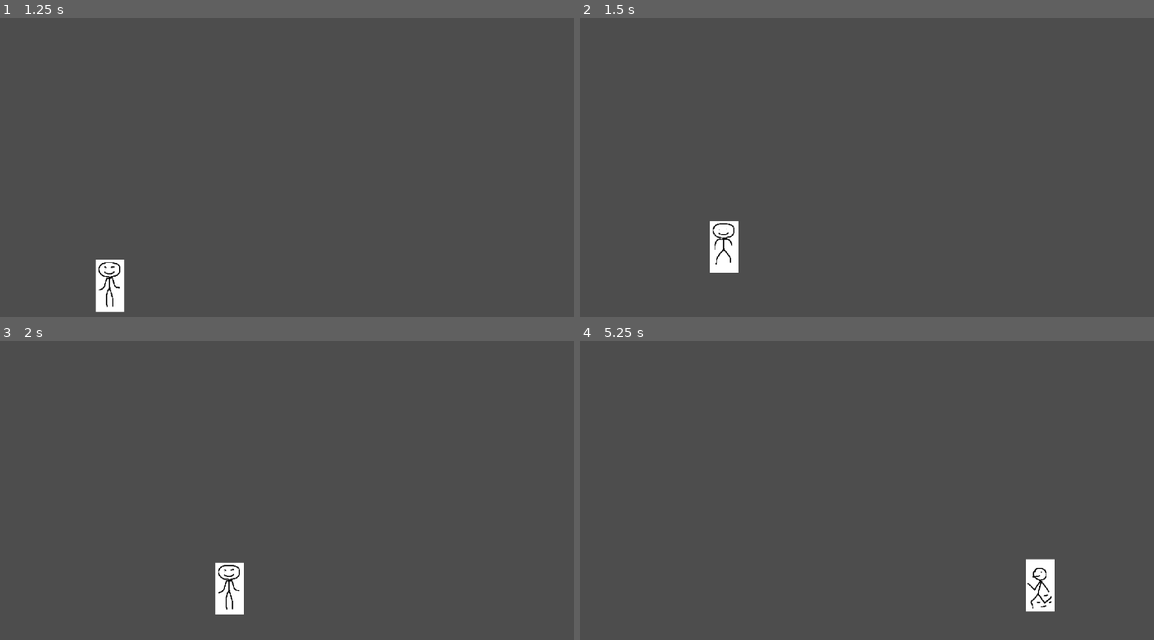
Above: before the commit, frames 1-4 (two rows, left to right).
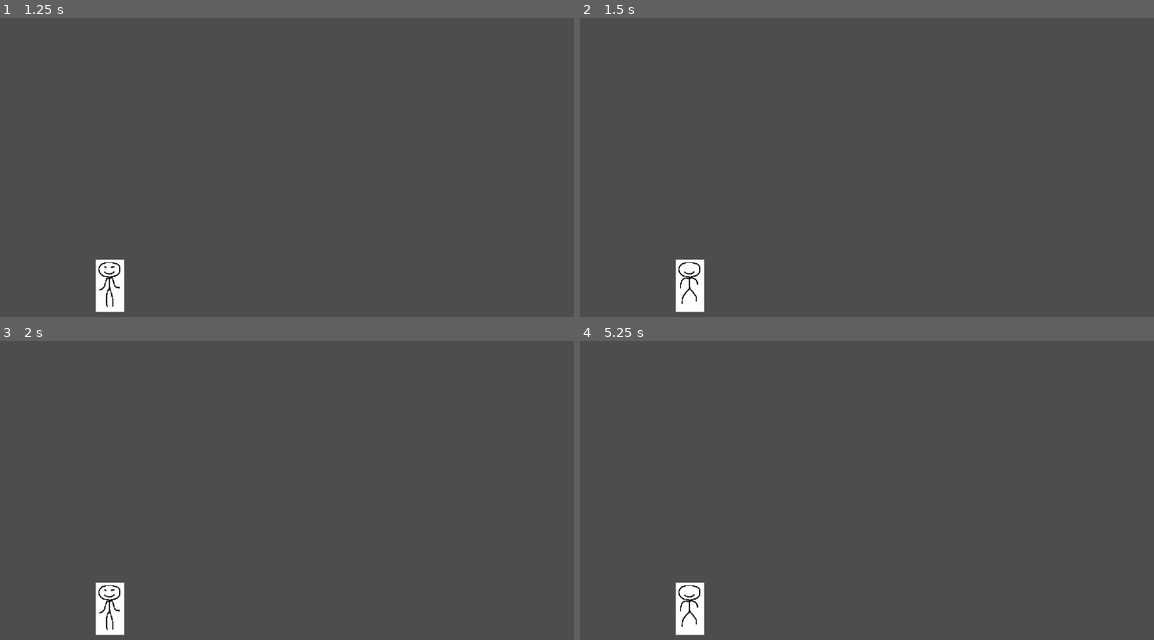
Above: after the commit, the same moments.

Repository: MuchMarts/EntertainMe
Game: Godot game, scene res://main.tscn
Two runs of this game, one before a commit and one after it. Both use one fixed random seed, a clock stepped at 60 frames per second and the inputs below.
Inputs:
- Up to frame 1 (1.25 s): click "Play" at 0.5 s
- Up to frame 2 (1.5 s): tap Enter (ui_accept) at 1.25, 1.35 s; hold Right (ui_right) from 1.28 s (still down)
- Up to frame 3 (2 s): keep holding Right (ui_right); tap Enter (ui_accept) at 1.52, 1.82 s
- Up to frame 4 (5.25 s): tap Enter (ui_accept) at 2.1, 2.27, 2.57, 2.85, 3.6, 3.77, 4.07, 4.35, 4.52, 4.82, 5.1 s; release Right (ui_right) at 2.78 s; hold Left (ui_left) 2.78-3.53 s; hold Right (ui_right) 3.53-5.03 s; hold Left (ui_left) from 5.03 s (still down)

Frame 1 is identical in both runs. In frame 2, 1.7% of the frame differs, in the area x 16-28%, y 67-99%; in frame 3, 1.7%; in frame 4, 1.8%, in the area x 16-83%, y 72-99%.

Commit message:
updated input_map

Diff:
--- a/Player.gd
+++ b/Player.gd
@@ -3,6 +3,7 @@
 
 const SPEED = 300.0
 const JUMP_VELOCITY = -400.0
+const CROUCH_MODIFIER = 0.5
 
 # Get the gravity from the project settings to be synced with RigidBody nodes.
 var gravity = ProjectSettings.get_setting("physics/2d/default_gravity")
@@ -15,12 +16,12 @@
 		velocity.y += gravity * delta
 
 	# Handle jump.
-	if Input.is_action_just_pressed("ui_accept") and is_on_floor():
+	if Input.is_action_just_pressed("up") and is_on_floor():
 		velocity.y = JUMP_VELOCITY
 
 	# Get the input direction and handle the movement/deceleration.
 	# As good practice, you should replace UI actions with custom gameplay actions.
-	var direction = Input.get_axis("ui_left", "ui_right")
+	var direction = Input.get_axis("left", "right")
 
 	if direction == -1:
 		get_node("AnimatedSprite2D").flip_h = true
--- a/project.godot
+++ b/project.godot
@@ -19,6 +19,49 @@
 
 project/assembly_name="EntertainMe"
 
+[input]
+
+right={
+"deadzone": 0.5,
+"events": [Object(InputEventKey,"resource_local_to_scene":false,"resource_name":"","device":-1,"window_id":0,"alt_pressed":false,"shift_pressed":false,"ctrl_pressed":false,"meta_pressed":false,"pressed":false,"keycode":0,"physical_keycode":68,"key_label":0,"unicode":100,"echo":false,"script":null)
+]
+}
+left={
+"deadzone": 0.5,
+"events": [Object(InputEventKey,"resource_local_to_scene":false,"resource_name":"","device":-1,"window_id":0,"alt_pressed":false,"shift_pressed":false,"ctrl_pressed":false,"meta_pressed":false,"pressed":false,"keycode":0,"physical_keycode":65,"key_label":0,"unicode":97,"echo":false,"script":null)
+]
+}
+up={
+"deadzone": 0.5,
+"events": [Object(InputEventKey,"resource_local_to_scene":false,"resource_name":"","device":-1,"window_id":0,"alt_pressed":false,"shift_pressed":false,"ctrl_pressed":false,"meta_pressed":false,"pressed":false,"keycode":0,"physical_keycode":87,"key_label":0,"unicode":119,"echo":false,"script":null)
+]
+}
+down={
+"deadzone": 0.5,
+"events": [Object(InputEventKey,"resource_local_to_scene":false,"resource_name":"","device":-1,"window_id":0,"alt_pressed":false,"shift_pressed":false,"ctrl_pressed":false,"meta_pressed":false,"pressed":false,"keycode":0,"physical_keycode":83,"key_label":0,"unicode":115,"echo":false,"script":null)
+]
+}
+light_attack={
+"deadzone": 0.5,
+"events": [Object(InputEventKey,"resource_local_to_scene":false,"resource_name":"","device":-1,"window_id":0,"alt_pressed":false,"shift_pressed":false,"ctrl_pressed":false,"meta_pressed":false,"pressed":false,"keycode":0,"physical_keycode":74,"key_label":0,"unicode":106,"echo":false,"script":null)
+]
+}
+heavy_attack={
+"deadzone": 0.5,
+"events": [Object(InputEventKey,"resource_local_to_scene":false,"resource_name":"","device":-1,"window_id":0,"alt_pressed":false,"shift_pressed":false,"ctrl_pressed":false,"meta_pressed":false,"pressed":false,"keycode":0,"physical_keycode":75,"key_label":0,"unicode":107,"echo":false,"script":null)
+]
+}
+use_item={
+"deadzone": 0.5,
+"events": [Object(InputEventKey,"resource_local_to_scene":false,"resource_name":"","device":-1,"window_id":0,"alt_pressed":false,"shift_pressed":false,"ctrl_pressed":false,"meta_pressed":false,"pressed":false,"keycode":0,"physical_keycode":73,"key_label":0,"unicode":105,"echo":false,"script":null)
+]
+}
+recovery={
+"deadzone": 0.5,
+"events": [Object(InputEventKey,"resource_local_to_scene":false,"resource_name":"","device":-1,"window_id":0,"alt_pressed":false,"shift_pressed":false,"ctrl_pressed":false,"meta_pressed":false,"pressed":false,"keycode":0,"physical_keycode":76,"key_label":0,"unicode":108,"echo":false,"script":null)
+]
+}
+
 [rendering]
 
 textures/canvas_textures/default_texture_filter=0
